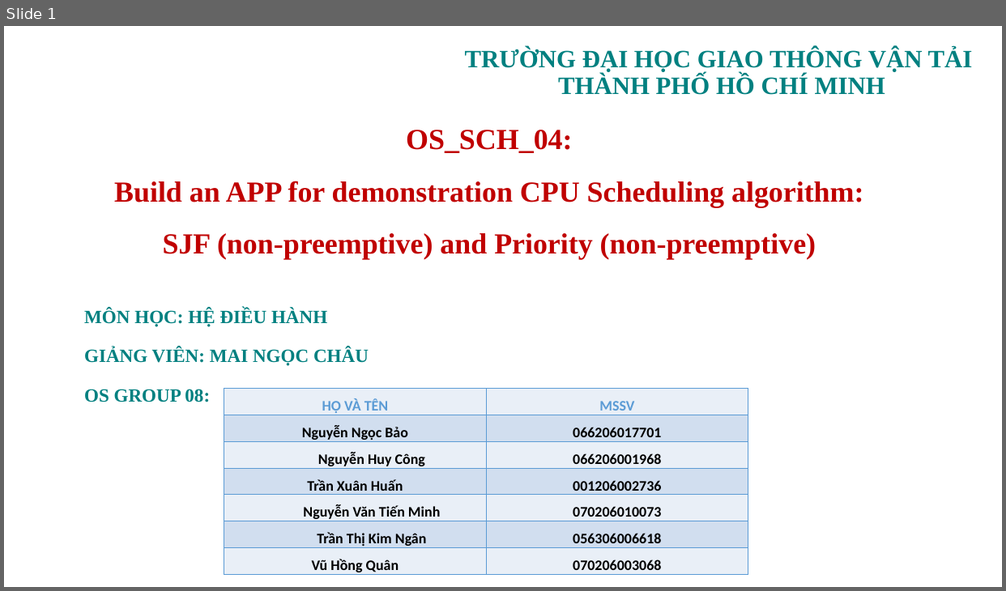
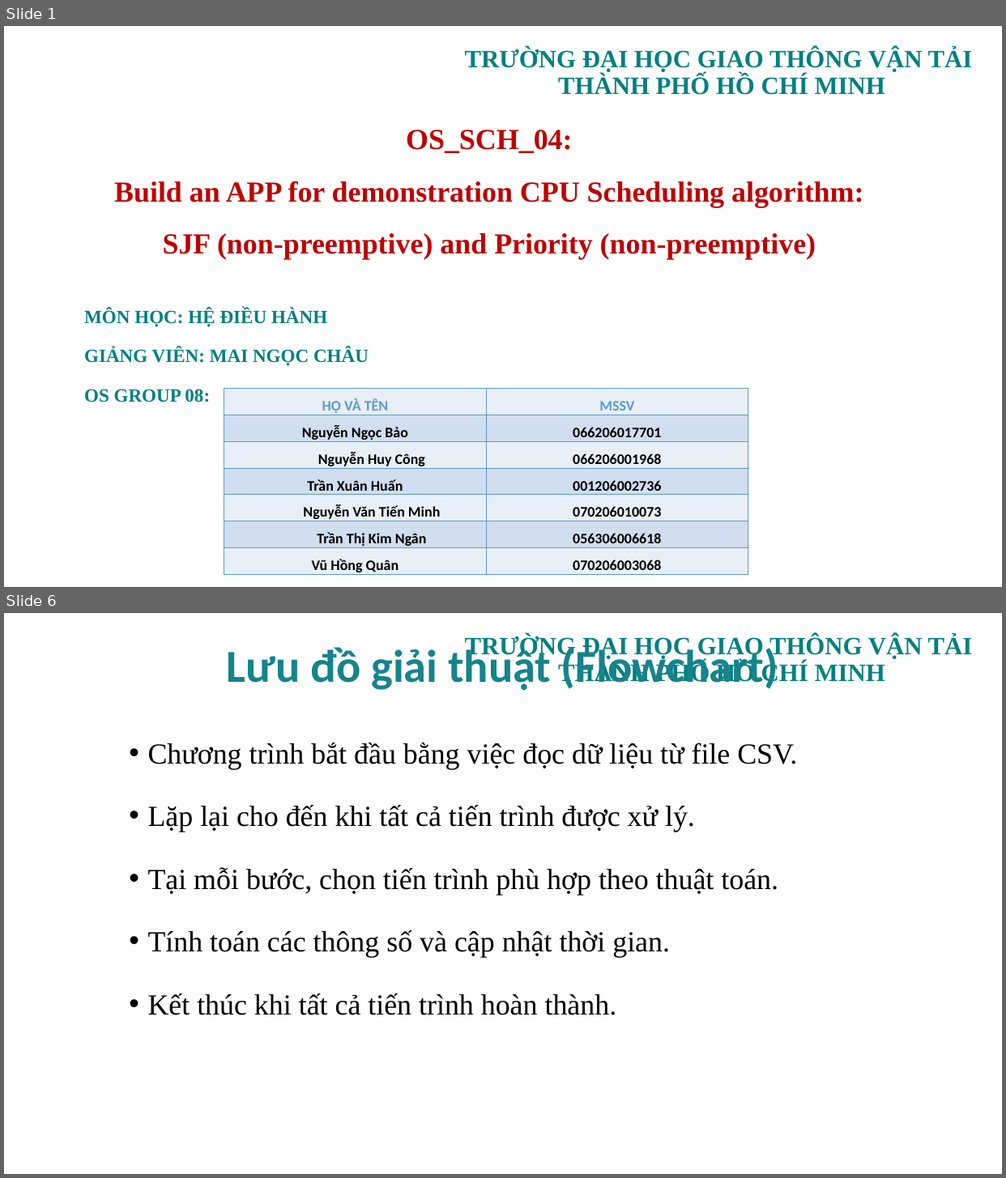
Before and after one commit to tkimngan040/OS_Group08_OS_SCH_04, a slide deck: PPTX/OS_SCH_04_GROUP08.pptx. Shown one above the other, each under a label of ours: slide 1 before the commit, slides 1 and 6 after it; the slides between them are not shown. The pictures are 1006x591 and 1006x1178 pixels, drawn with LibreOffice and Linux fonts; fonts in the diff are those of the drawing; background and template pictures are left out. Boxes give left, top, right and bottom in pixels: in the first picture for what was removed or moved away, otherwise in the second. Text is boxed around its words. In the diff, an @@ line names an element or a change of style, - is before the commit and + after.

```diff
--- a/PPTX/OS_SCH_04_GROUP08.pptx
+++ b/PPTX/OS_SCH_04_GROUP08.pptx
@@ slide 6 added at box(4, 613, 1002, 1174), background picture (left out); not listed: 1 template element that a slide beside it also shows @@
@@ title added at box(227, 644, 778, 690), 44 pt, text #15848B, bold @@
+Lưu đồ giải thuật (Flowchart)
@@ text added at box(148, 743, 797, 1016), 28 pt, text #000000 @@
+• Chương trình bắt đầu bằng việc đọc dữ liệu từ file CSV.
+• Lặp lại cho đến khi tất cả tiến trình được xử lý.
+• Tại mỗi bước, chọn tiến trình phù hợp theo thuật toán.
+• Tính toán các thông số và cập nhật thời gian.
+• Kết thúc khi tất cả tiến trình hoàn thành.
@@ page number added at box(710, 1133, 934, 1163), 12 pt, text #FFFFFF @@
+6
```
Also in this commit, not shown: 1 slide changed, 11 other slides added, 19 slides removed.
